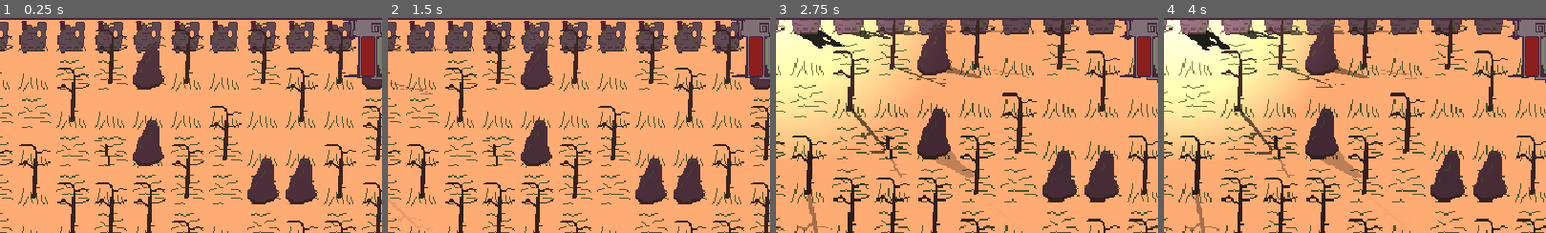
Above: before the commit, frames 1-4 (left to right).
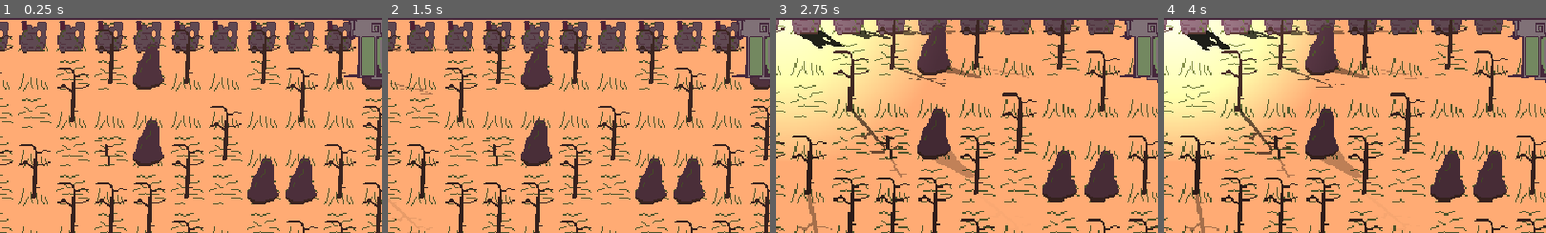
Above: after the commit, the same moments.

Repository: HartThomas/pixel-rpg
Game: Godot game, scene res://scenes/adventure.tscn
The game is run twice, just before and just after one commit, with the same random seed, the same clock (stepped at 60 frames per second) and the same inputs.
Inputs (mouse positions are % of the whole screen's width and height, from its top left):
- Up to frame 1 (0.25 s): no input
- Up to frame 2 (1.5 s): tap Enter at 0.5 s; move the mouse to (72, 45) at 0.52 s; hold Right (ui_right) 0.53-1.25 s; hold Shift (shift) 0.53-1.25 s; click (72, 45) at 0.67 s; drag from (30, 55) to (45, 70) at 1.27 s
- Up to frame 3 (2.75 s): move the mouse to (60, 28) at 2.02 s; hold Right (ui_right) from 2.03 s (still down); hold Shift (shift) from 2.03 s (still down); tap Mouse wheel up (camera_zoom_in) at 2.1 s; click (60, 28) at 2.17 s
- Up to frame 4 (4 s): release Right (ui_right) at 2.75 s; release Shift (shift) at 2.75 s; drag from (45, 70) to (25, 59) at 2.77 s; drag from (29, 39) to (55, 50) at 3.52 s
The pictures show only the part of the screen within x 43-93%, y 0-50%; the shares and areas given below are measured in that part.

The runs differ from the first frame. In frame 1, 0.6% of the frame differs, in the area x 94-98%, y 8-27%; in frame 2, 0.6%; in frame 3, 0.6%; in frame 4, 0.6%.

Commit message:
Add cooldown error feedback

Diff:
--- a/scenes/GUI.tscn
+++ b/scenes/GUI.tscn
@@ -8,6 +8,7 @@
 [ext_resource type="PackedScene" uid="uid://b30707dotlvhu" path="res://scenes/inventory_panel.tscn" id="6_hywd1"]
 [ext_resource type="Texture2D" uid="uid://hr8guxs4vunb" path="res://art/sprites/gui.png" id="7_cws7i"]
 [ext_resource type="Texture2D" uid="uid://5mpyj70ub56w" path="res://art/sprites/bow.png" id="8_u3xxf"]
+[ext_resource type="Texture2D" uid="uid://bh8hbxdkng8iq" path="res://art/sprites/cooldown_error_flash.png" id="9_cekc3"]
 
 [sub_resource type="StyleBoxFlat" id="StyleBoxFlat_cekc3"]
 bg_color = Color(0.360784, 0.356863, 0.360784, 1)
@@ -397,3 +398,12 @@
 value = 50.0
 fill_mode = 3
 show_percentage = false
+
+[node name="CooldownError" type="TextureRect" parent="CooldownBorder"]
+modulate = Color(1, 1, 1, 0)
+layout_mode = 0
+offset_left = 592.0
+offset_top = 16.0
+offset_right = 624.0
+offset_bottom = 48.0
+texture = ExtResource("9_cekc3")
--- a/scripts/adventure.gd
+++ b/scripts/adventure.gd
@@ -7,6 +7,8 @@
 @onready var highlight_cell: Sprite2D = $HighlightCell
 @onready var audio_stream_player: AudioStreamPlayer = $AudioStreamPlayer
 @onready var gui: CanvasLayer = $Gui
+
+signal weapon_change
 
 const generic_scenery_scene = preload("res://scenes/sprite.tscn")
 var light_source = preload("res://scenes/light.tscn")
--- a/scripts/global/weapon_script.gd
+++ b/scripts/global/weapon_script.gd
@@ -1,8 +1,9 @@
 extends Node
 @onready var projectile_scene : PackedScene = load("res://scenes/arrow.tscn")
 @onready var animatable_sprite_scene :PackedScene = load("res://scenes/animatable_sprite.tscn")
+@onready var tooltip_scene : PackedScene = load("res://scenes/tooltip.tscn")
 
-@onready var tooltip_scene : PackedScene = load("res://scenes/tooltip.tscn")
+signal attack_attempt_failed
 
 var error_tooltip_showing: bool = false
 
@@ -104,12 +105,7 @@
 func cell_clicked(target, player_node, camera_2d, audio_stream_player, lights):
 	var weapon = InventoryManager.equipped[8].value as Weapon
 	if CooldownManager.is_on_cooldown(weapon, "attack"):
-		var text_rect = TextureRect.new()
-		text_rect.texture = weapon.texture
-		var viewport_size = get_viewport().get_visible_rect().size
-		text_rect.position = Vector2(viewport_size.x - text_rect.size.x - 20, 20)
-		get_tree().current_scene.add_child(text_rect)
-		error_tooltip_showing = true
+		attack_attempt_failed.emit()
 	else:
 		call(weapon.item_name, target, player_node, camera_2d, audio_stream_player, lights)
 		CooldownManager.start_cooldown(weapon, "attack", weapon.cooldown)
--- a/scripts/gui.gd
+++ b/scripts/gui.gd
@@ -5,6 +5,8 @@
 @onready var control: Control = $Control
 @onready var cooldown_progress: ProgressBar = $CooldownBorder/CooldownProgress
 @onready var cooldown_texture: TextureRect = $CooldownBorder/CooldownTexture
+@onready var inventory_panel_3: Panel = $Control/Container/Equipment/GridContainer2/InventoryPanel3
+@onready var cooldown_error: TextureRect = $CooldownBorder/CooldownError
 
 var cooldown_showing
 
@@ -19,6 +21,9 @@
 	target_position = start_position + Vector2(slide_distance, 0)
 	control.position = start_position
 	cooldown_texture.texture = null
+	inventory_panel_3.connect('weapon_changed', change_cooldown)
+	if InventoryManager.equipped[8].value is Weapon:
+		WeaponScript.connect("attack_attempt_failed", show_cooldown_error)
 
 func show_gui():
 	if is_shown: return
@@ -39,11 +44,35 @@
 	cooldown_progress.max_value = 1.0
 	cooldown_showing = weapon
 
+var grey = Color('#5c5b5c')
+var red = Color('#8d1e1e')
+var green = Color('#738860')
+
 func _process(delta: float) -> void:
 	if cooldown_showing:
-		cooldown_progress.value = CooldownManager.get_cooldown_progress(cooldown_showing, 'attack')
-		var bar = cooldown_progress
-		var progress = 1.0 - CooldownManager.get_cooldown_progress(cooldown_showing, 'attack')
+		var progress = 1.0 - CooldownManager.get_cooldown_progress(cooldown_showing, "attack")
 		var steps = 5
 		var snapped = round(progress * steps) / steps
-		bar.value = snapped * bar.max_value
+		cooldown_progress.value = snapped * cooldown_progress.max_value
+
+		# Switch color when done
+		if progress >= 1.0:
+			# Cooldown finished → green
+			var style_ready = StyleBoxFlat.new()
+			style_ready.bg_color = green
+			cooldown_progress.add_theme_stylebox_override("fill", style_ready)
+			cooldown_progress.add_theme_stylebox_override("fg", style_ready)
+		else:
+			# Cooldown ticking → red
+			var style_cooldown = StyleBoxFlat.new()
+			style_cooldown.bg_color = red
+			cooldown_progress.add_theme_stylebox_override("fill", style_cooldown)
+
+var cooldown_tween: Tween
+
+func show_cooldown_error():
+	if cooldown_tween and cooldown_tween.is_running():
+		cooldown_tween.kill()
+	cooldown_error.modulate.a = 1
+	cooldown_tween = get_tree().create_tween()
+	cooldown_tween.tween_property(cooldown_error, "modulate:a", 0.0, 0.5)
--- a/scripts/items/inventory_panel.gd
+++ b/scripts/items/inventory_panel.gd
@@ -7,6 +7,7 @@
 var sprite2
 var hovering : bool = false
 @export var inventory_ref : int
+signal weapon_changed(weapon)
 
 func _ready() -> void:
 	if InventoryManager.equipped[inventory_ref].value:
@@ -47,6 +48,8 @@
 		if ItemManager.holding_item:
 			ItemManager.holding_item.queue_free()
 		ItemManager.holding_item = null
+	if new_item is Weapon:
+		weapon_changed.emit(new_item)
 
 func _on_mouse_entered() -> void:
 	hovering = true
Binary file added: art/sprites/cooldown_error_flash.png
Not shown, added: art/sprites/cooldown_error_flash.png.import
Not shown: 1 places in scenes/GUI.tscn that only renumber resources
